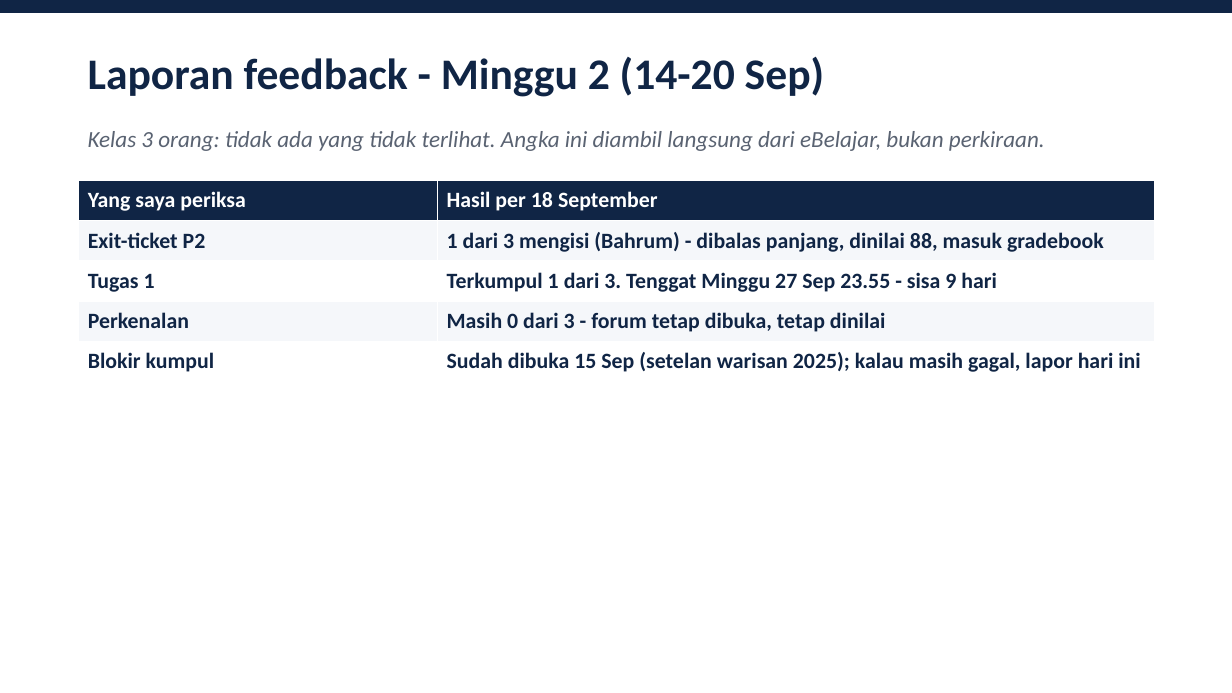
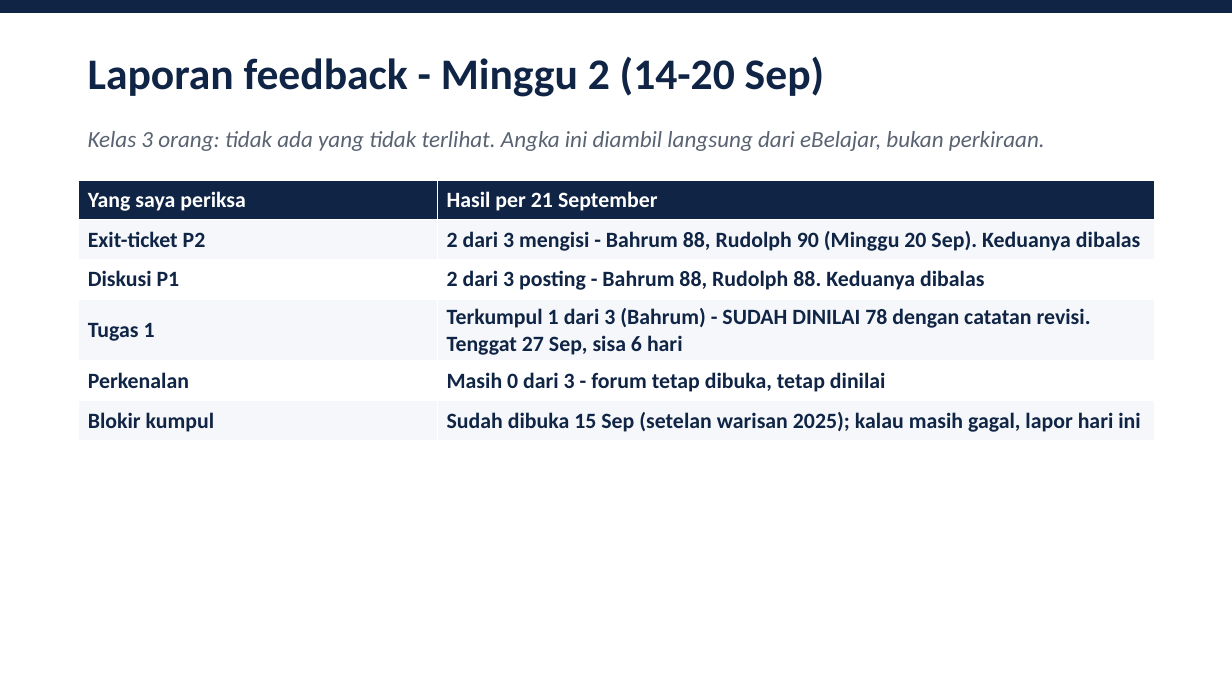
Before and after one commit to neimasilk/ebelajar, a slide deck: slide 2 of ganjil-2026-2027/nlp/NLP_A_Pertemuan3_Ganjil2026.pptx. Drawn at 1232x693 pixels with LibreOffice and Linux fonts; fonts in the diff are those of the drawing. Boxes give left, top, right and bottom in pixels: in the first picture for what was removed or moved away, otherwise in the second. Text is boxed around its words. In the diff, an @@ line names an element or a change of style, - is before the commit and + after.

```diff
--- a/ganjil-2026-2027/nlp/NLP_A_Pertemuan3_Ganjil2026.pptx
+++ b/ganjil-2026-2027/nlp/NLP_A_Pertemuan3_Ganjil2026.pptx
@@ table at [79, 180, 1155, 436] @@
-row 1: Yang saya periksa | Hasil per 18 September
-row 2: Exit-ticket P2 | 1 dari 3 mengisi (Bahrum) - dibalas panjang, dinilai 88, masuk gradebook
-row 3: Tugas 1 | Terkumpul 1 dari 3. Tenggat Minggu 27 Sep 23.55 - sisa 9 hari
+row 1: Yang saya periksa | Hasil per 21 September
+row 2: Exit-ticket P2 | 2 dari 3 mengisi - Bahrum 88, Rudolph 90 (Minggu 20 Sep). Keduanya dibalas
+row 3: Diskusi P1 | 2 dari 3 posting - Bahrum 88, Rudolph 88. Keduanya dibalas
+row 4: Tugas 1 | Terkumpul 1 dari 3 (Bahrum) - SUDAH DINILAI 78 dengan catatan revisi. Tenggat 27 Sep, sisa 6 hari
```
Also in this commit, not shown: 2 slides added, 1 other file.
